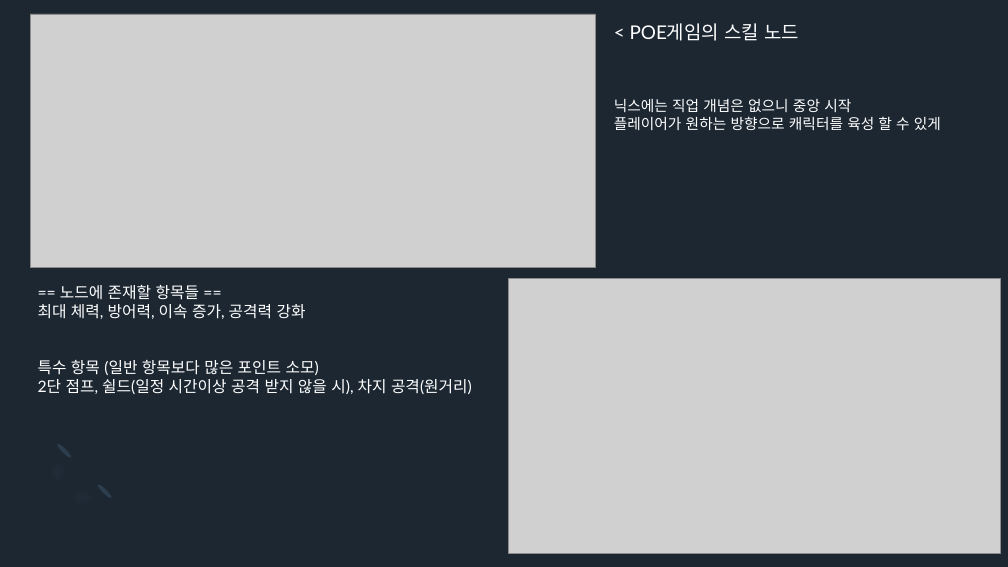
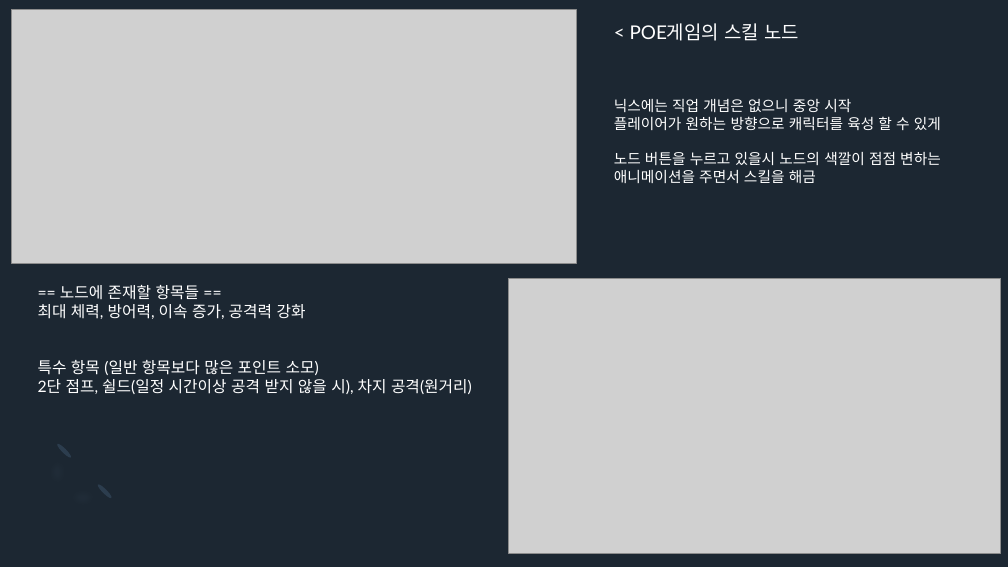
Before and after one commit to Icloy/2D_Roguelike, a slide deck: slide 24 of 기획서.pptx (slide 21 before the commit). Drawn at 1008x567 pixels with LibreOffice and Linux fonts; fonts in the diff are those of the drawing; grey boxes stand for pictures. Boxes give left, top, right and bottom in pixels: in the first picture for what was removed or moved away, otherwise in the second. Text is boxed around its words. In the diff, an @@ line names an element or a change of style, - is before the commit and + after.

```diff
--- a/기획서.pptx
+++ b/기획서.pptx
@@ picture: place and size @@
-picture at (30, 14, 595, 267)
+picture at (11, 10, 576, 263)
@@ text at (614, 152, 941, 183): paragraph added @@
+노드 버튼을 누르고 있을시 노드의 색깔이 점점 변하는 애니메이션을 주면서 스킬을 해금
```
Also in this commit, not shown: 14 other slides changed, 5 slides added, 1 slide removed.
